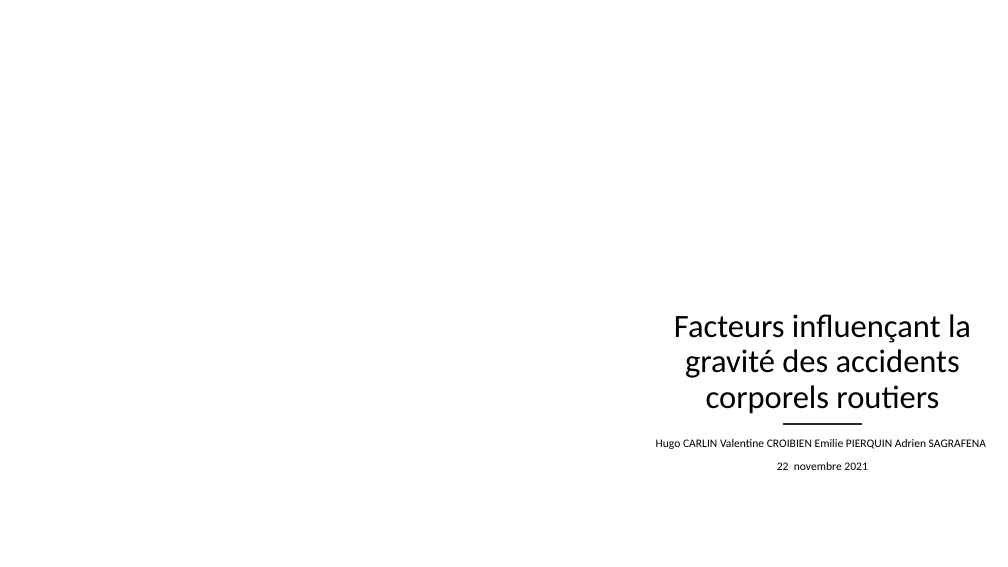
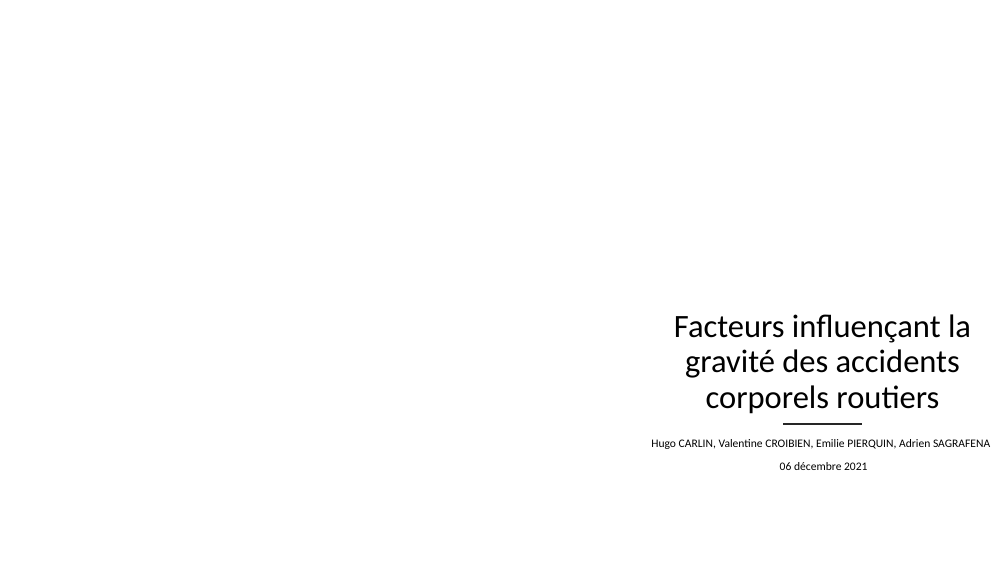
Before and after one commit to valentinecroibien/AccidentsRoutiers, a slide deck: slide 1 of Review2.pptx. Drawn at 1008x567 pixels with LibreOffice and Linux fonts; fonts in the diff are those of the drawing; background and template pictures are left out. Boxes give left, top, right and bottom in pixels: in the first picture for what was removed or moved away, otherwise in the second. Text is boxed around its words. In the diff, an @@ line names an element or a change of style, - is before the commit and + after.

```diff
--- a/Review2.pptx
+++ b/Review2.pptx
@@ subtitle at box(651, 439, 990, 470): text changed @@
-Hugo CARLIN Valentine CROIBIEN Emilie PIERQUIN Adrien SAGRAFENA
-22 novembre 2021
+Hugo CARLIN, Valentine CROIBIEN, Emilie PIERQUIN, Adrien SAGRAFENA
+06 décembre 2021
```
Also in this commit, not shown: 1 other slide changed.
